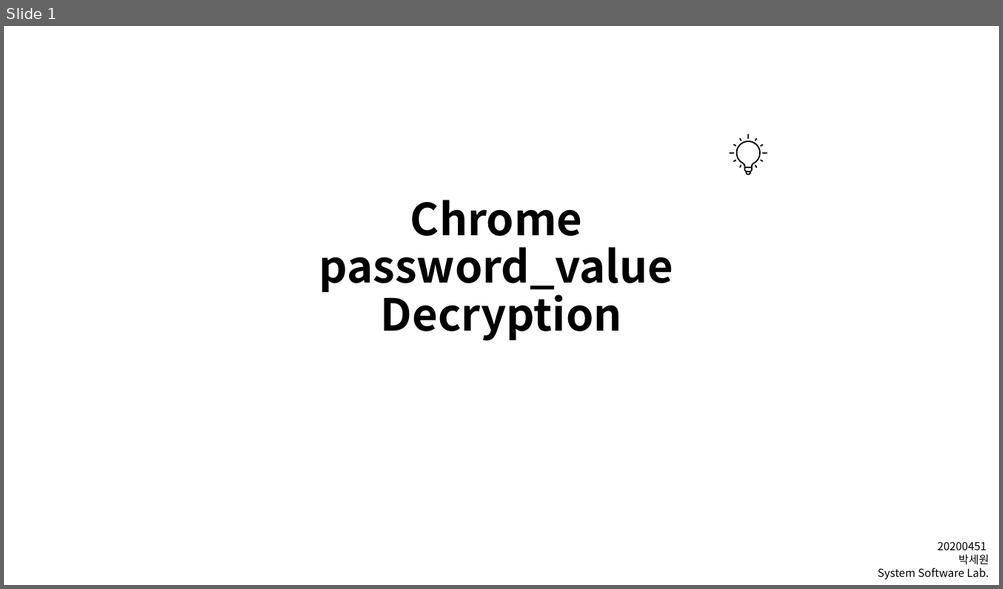
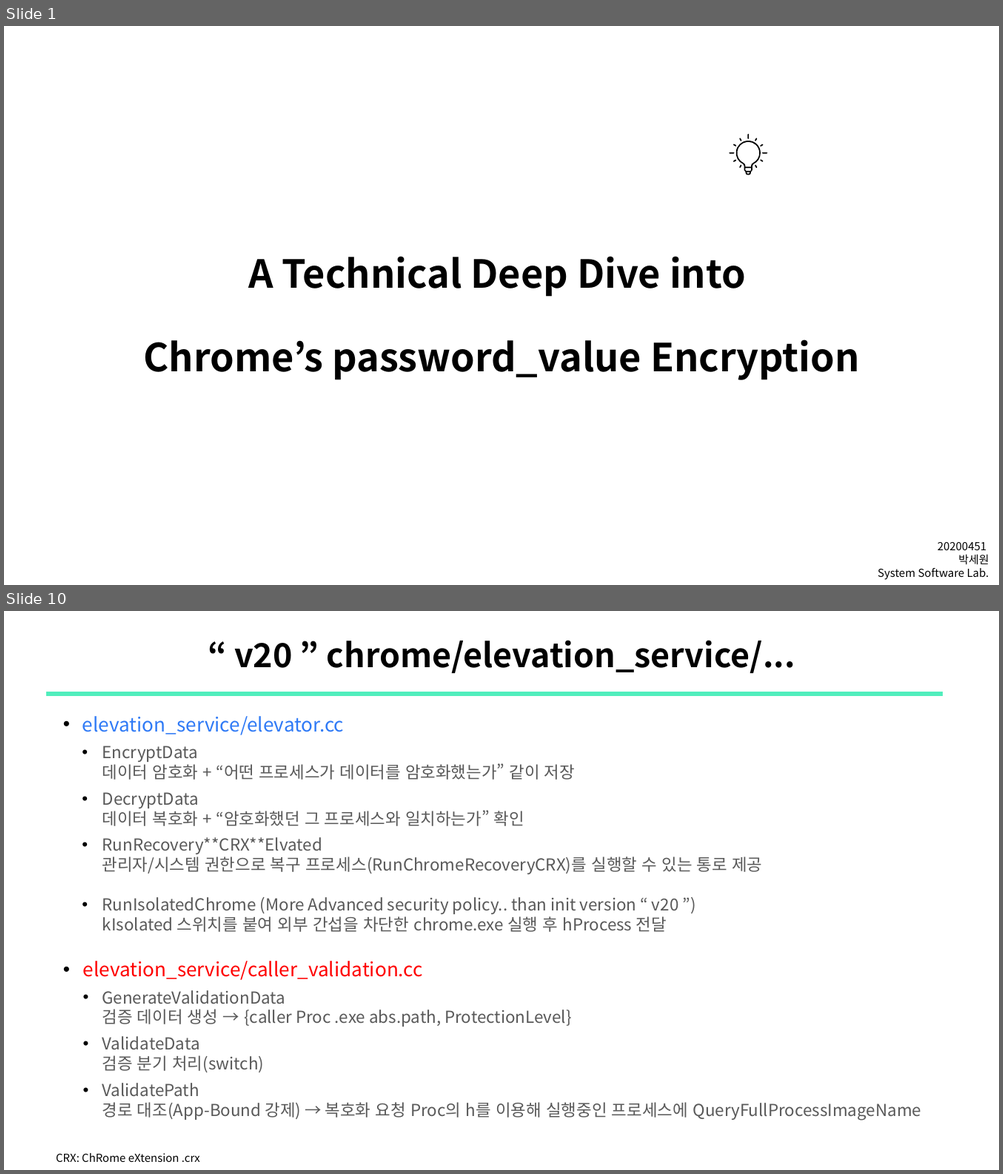
Before and after one commit to sewonpark-sec/SSL-Seminar, a slide deck: 15_Chrome_PW_Decryption.pptx. Shown one above the other, each under a label of ours: slide 1 before the commit, slides 1 and 10 after it; the slides between them are not shown. The pictures are 1003x589 and 1003x1174 pixels, drawn with LibreOffice and Linux fonts; fonts in the diff are those of the drawing. Boxes give left, top, right and bottom in pixels: in the first picture for what was removed or moved away, otherwise in the second. Text is boxed around its words. In the diff, an @@ line names an element or a change of style, - is before the commit and + after.

Commit message:
upload: Chrome PW Decryption

```diff
--- a/15_Chrome_PW_Decryption.pptx
+++ b/15_Chrome_PW_Decryption.pptx
@@ slide 10 added at [4, 611, 999, 1170], background #FFFFFF @@
@@ title added at [234, 640, 795, 673], 24 pt, text #000000, bold @@
+“ v20 ” chrome/elevation_service/...
@@ line added from (45, 694) to (943, 694), #51EEBC 3 pt @@
@@ text added at [82, 716, 921, 1120], 12 pt, text #595959 @@
+    • elevation_service/elevator.cc
+    • EncryptData
+      데이터 암호화 + “어떤 프로세스가 데이터를 암호화했는가” 같이 저장
+    • DecryptData
+      데이터 복호화 + “암호화했던 그 프로세스와 일치하는가” 확인
+    • RunRecovery**CRX**Elvated
+      관리자/시스템 권한으로 복구 프로세스(RunChromeRecoveryCRX)를 실행할 수 있는 통로 제공
+    • RunIsolatedChrome (More Advanced security policy.. than init version “ v20 ”)
+      kIsolated 스위치를 붙여 외부 간섭을 차단한 chrome.exe 실행 후 hProcess 전달
+    • elevation_service/caller_validation.cc
+    • GenerateValidationData
+      검증 데이터 생성 → {caller Proc .exe abs.path, ProtectionLevel}
+    • ValidateData
+      검증 분기 처리(switch)
+    • ValidatePath
+      경로 대조(App-Bound 강제) → 복호화 요청 Proc의 h를 이용해 실행중인 프로세스에 QueryFullProcessImageName
@@ text added at [56, 1153, 200, 1162], 8 pt, text #000000 @@
+CRX: ChRome eXtension .crx
@@ slide 1 changed as well @@
@@ title at [144, 256, 859, 380]: text changed; size 32 to 28 pt @@
-Chrome
-password_value
-Decryption
+A Technical Deep Dive into
+Chrome’s password_value Encryption
```
Also in this commit, not shown: 2 other slides changed, 19 other slides added, 9 slides removed.
